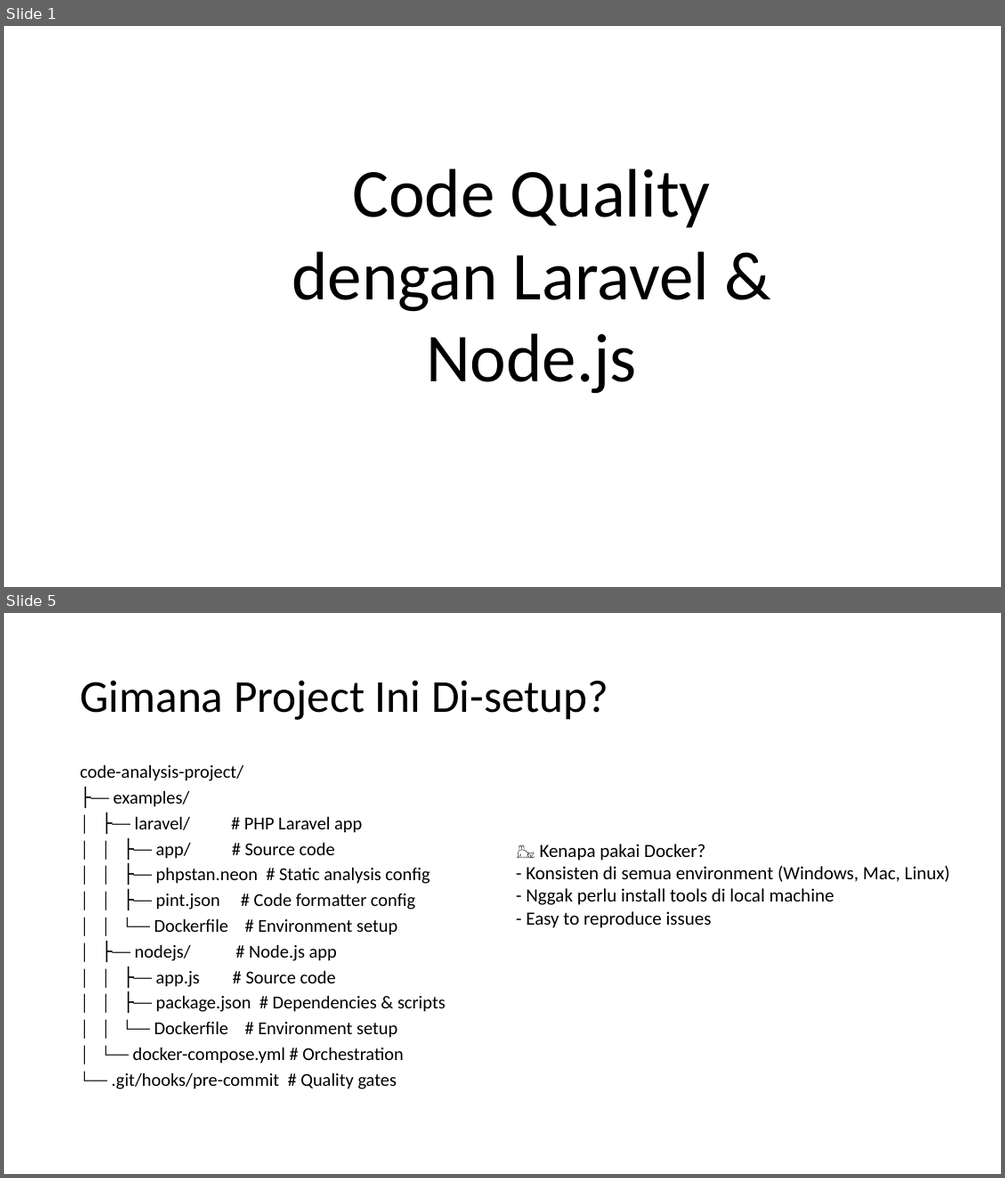
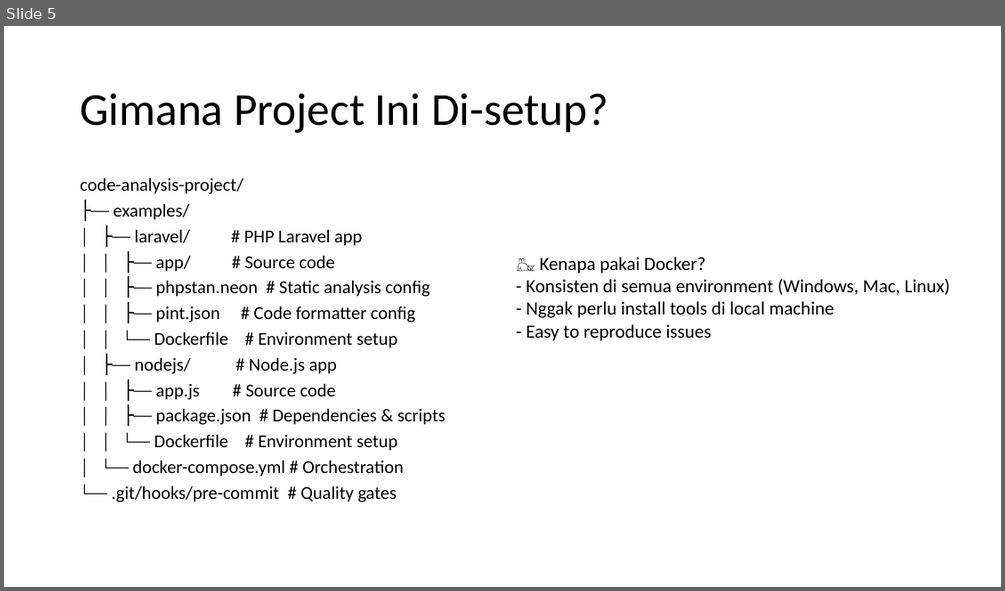
Before and after one commit to njulioiyoo/code-analysis-laravel-nodejs, a slide deck: slides/JNO - Sharing Session Code Analysis.pptx. Shown one above the other, each under a label of ours: slides 1 and 5 before the commit, slide 5 after it; the slides between them are not shown. The pictures are 1005x1178 and 1005x591 pixels, drawn with LibreOffice and Linux fonts; fonts in the diff are those of the drawing; background and template pictures are left out. Boxes give left, top, right and bottom in pixels: in the first picture for what was removed or moved away, otherwise in the second. Text is boxed around its words. In the diff, an @@ line names an element or a change of style, - is before the commit and + after.

```diff
--- a/slides/JNO - Sharing Session Code Analysis.pptx
+++ b/slides/JNO - Sharing Session Code Analysis.pptx
@@ slide 1 removed at (4, 26, 1001, 587), background picture (left out) @@
@@ text removed at (291, 168, 711, 394) @@
-Code Quality dengan Laravel & Node.js
```
Also in this commit, not shown: 4 slides changed, 2 slides added, 1 other slide removed, 16 other files.
